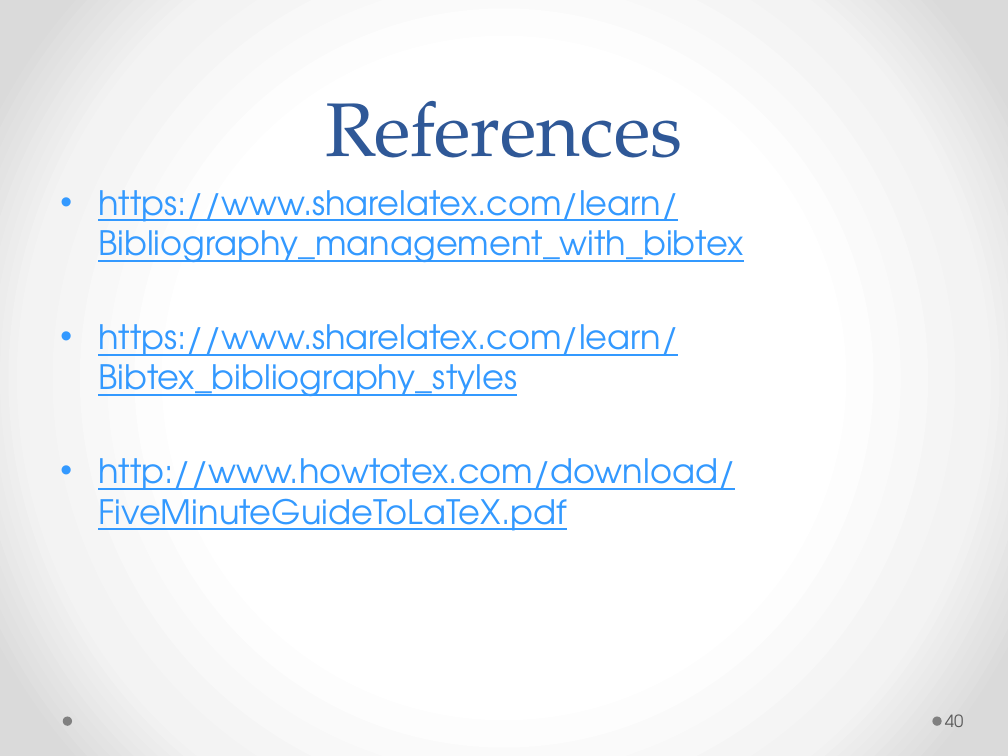
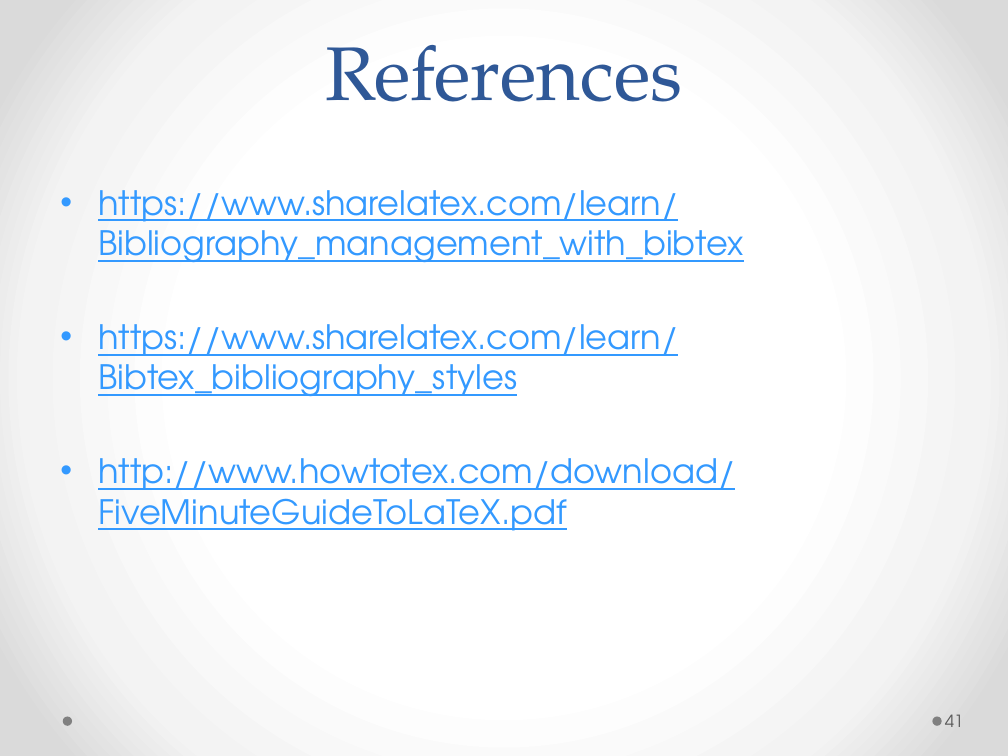
Before and after one commit to Andromedanita/Latex_workshop, a slide deck: slide 41 of Mine.pptx. Drawn at 1008x756 pixels with LibreOffice and Linux fonts; fonts in the diff are those of the drawing. Boxes give left, top, right and bottom in pixels: in the first picture for what was removed or moved away, otherwise in the second. Text is boxed around its words. In the diff, an @@ line names an element or a change of style, - is before the commit and + after.

```diff
--- a/Mine.pptx
+++ b/Mine.pptx
@@ text "References": place and size @@
-text "References" at (325,101,682,158)
+text "References" at (325,45,682,102)
@@ page number at (945,714,964,727): text changed @@
-40
+41
```
Also in this commit, not shown: 2 other slides changed, 5 slides added, 1 slide removed, 2 other files.
